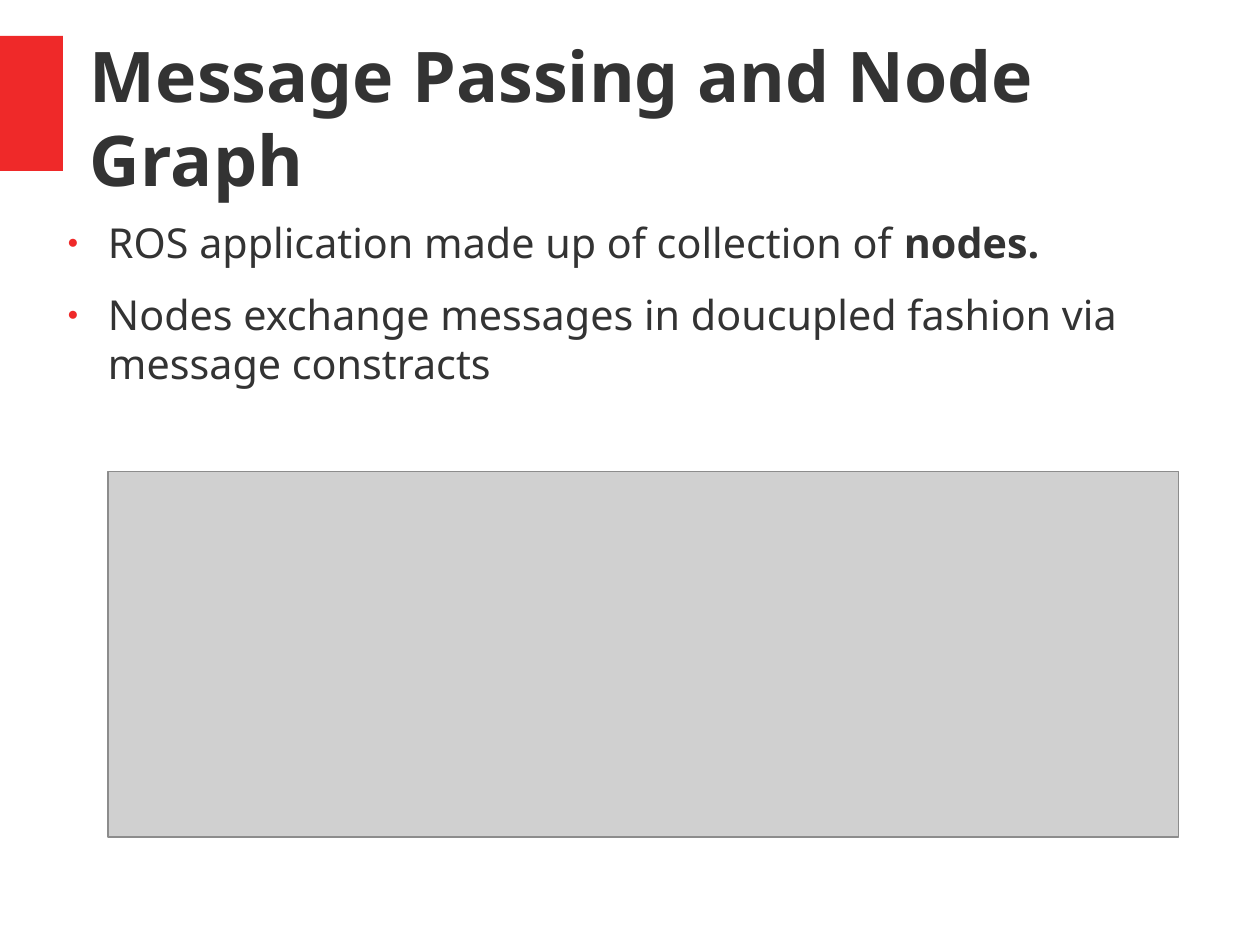
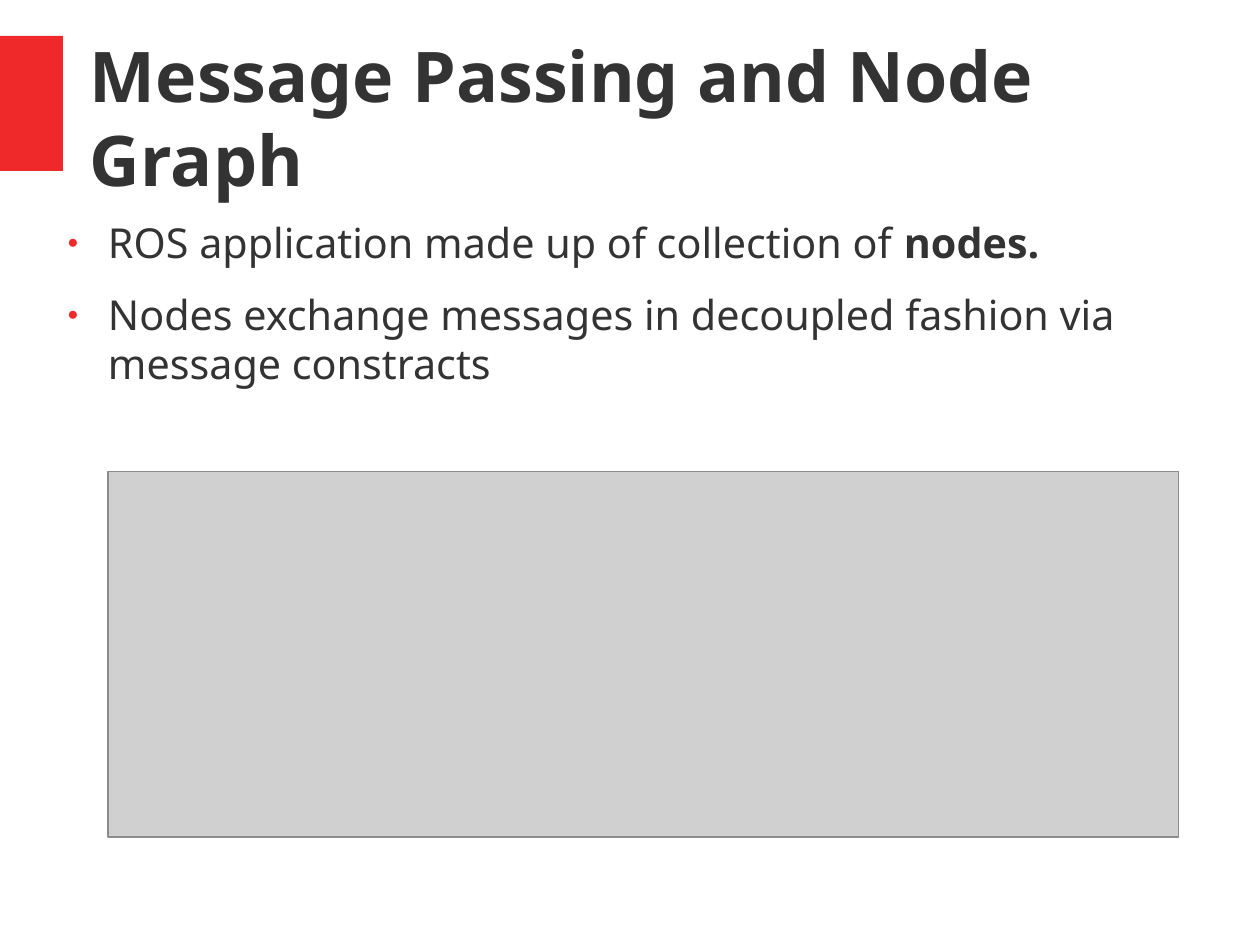
Before and after one commit to dmeger/COMP417_Fall2019, a slide deck: slide 4 of website/tutorials/Tutorial1_ROS.pptx (slide 3 before the commit). Drawn at 1260x945 pixels with LibreOffice and Linux fonts; fonts in the diff are those of the drawing; grey boxes stand for pictures; background and template pictures are left out. Boxes give left, top, right and bottom in pixels: in the first picture for what was removed or moved away, otherwise in the second. Text is boxed around its words. In the diff, an @@ line names an element or a change of style, - is before the commit and + after.

```diff
--- a/website/tutorials/Tutorial1_ROS.pptx
+++ b/website/tutorials/Tutorial1_ROS.pptx
@@ text at box(108, 298, 1115, 389): text changed @@
-● Nodes exchange messages in doucupled fashion via message constracts
+● Nodes exchange messages in decoupled fashion via message constracts
```
Also in this commit, not shown: 1 other slide changed, 1 slide added, 3 other files.
